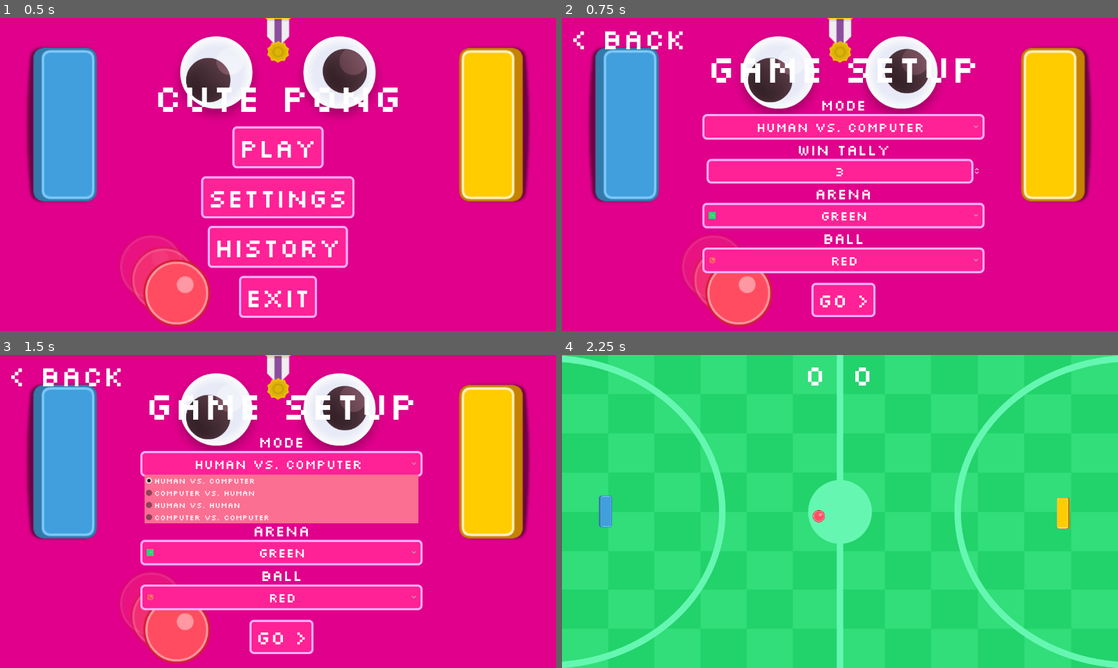
Above: before the commit, frames 1-4 (two rows, left to right).
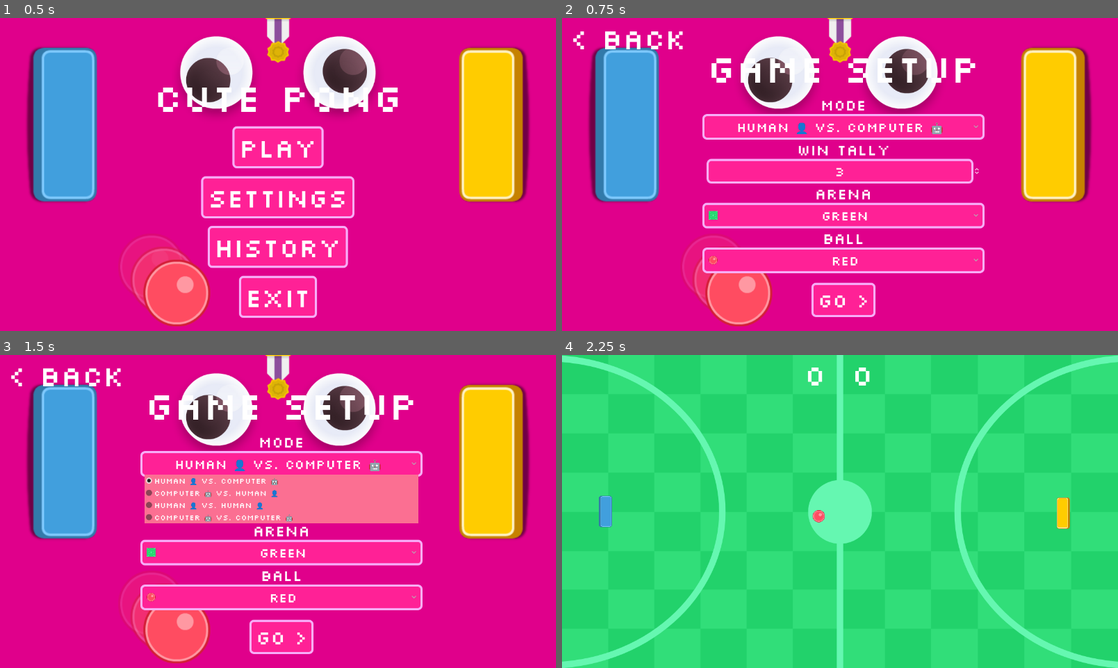
Above: after the commit, the same moments.

Repository: sheikhartin/cute-pong
Game: Godot game, scene res://scenes/start_menu.tscn
The game is run twice, just before and just after one commit, with the same random seed, the same clock (stepped at 60 frames per second) and the same inputs.
Inputs:
- Up to frame 1 (0.5 s): no input
- Up to frame 2 (0.75 s): click "Play" at 0.5 s
- Up to frame 3 (1.5 s): click "Human vs. computer" (after the commit: "Human 👤 vs. computer 🤖") at 1.25 s
- Up to frame 4 (2.25 s): click "Go >" at 2 s

Frame 1 is identical in both runs. In frame 2, 0.6% of the frame differs, in the area x 26-69%, y 33-80%; in frame 3, 1.2%; in frame 4, nothing differs.

Commit message:
Customizing rockets based on the type of arena

Diff:
--- a/scripts/game_field.gd
+++ b/scripts/game_field.gd
@@ -55,6 +55,24 @@
 	victory_score = _game_profile.win_tally
 
 	%ArenaTexture.texture = load(_game_profile.arena_texture_path)
+
+	var arena_texture_name: String = (
+		_game_profile.arena_texture_path.get_file().get_basename()
+	)
+	if arena_texture_name == "blue-arena":
+		player_left_paddle.get_node("PaddleVisual").texture = load(
+			"res://assets/graphics/paddles/yellow-paddle.png"
+		)
+		player_right_paddle.get_node("PaddleVisual").texture = load(
+			"res://assets/graphics/paddles/grey-paddle.png"
+		)
+	else:
+		player_left_paddle.get_node("PaddleVisual").texture = load(
+			"res://assets/graphics/paddles/blue-paddle.png"
+		)
+		player_right_paddle.get_node("PaddleVisual").texture = load(
+			"res://assets/graphics/paddles/yellow-paddle.png"
+		)
 
 	%PlayerLeftPaddle.prepare_paddle_for_play()
 	%PlayerRightPaddle.prepare_paddle_for_play()
--- a/scripts/start_menu.gd
+++ b/scripts/start_menu.gd
@@ -1,6 +1,6 @@
 extends CanvasLayer
 
-const SMALL_PREVIEW_SIZE: Vector2i = Vector2i(16, 16)
+const SMALL_PREVIEW_SIZE: Vector2i = Vector2i(20, 20)
 
 @onready var start_screen_layout: VBoxContainer = %StartScreenLayout
 @onready var pre_game_menu_layout: VBoxContainer = %PreGameMenuLayout
@@ -14,10 +14,10 @@
 @onready var sfx_volume_slider: HSlider = %SFXVolumeSlider
 
 const BATTLE_MODES: Dictionary = {
-	"Human vs. computer": GameField.BattleMode.PLAYER_VS_COMPUTER,
-	"Computer vs. human": GameField.BattleMode.COMPUTER_VS_PLAYER,
-	"Human vs. human": GameField.BattleMode.PLAYER_VS_PLAYER,
-	"Computer vs. computer": GameField.BattleMode.COMPUTER_VS_COMPUTER,
+	"Human 👤 vs. computer 🤖": GameField.BattleMode.PLAYER_VS_COMPUTER,
+	"Computer 🤖 vs. human 👤": GameField.BattleMode.COMPUTER_VS_PLAYER,
+	"Human 👤 vs. human 👤": GameField.BattleMode.PLAYER_VS_PLAYER,
+	"Computer 🤖 vs. computer 🤖": GameField.BattleMode.COMPUTER_VS_COMPUTER,
 }
 
 const ARENA_TEXTURES: Dictionary = {
@@ -31,6 +31,14 @@
 	"Red alt.": "res://assets/graphics/balls/small-red-ball-alt.png",
 	"Blue": "res://assets/graphics/balls/large-blue-ball.png",
 	"Blue alt.": "res://assets/graphics/balls/small-blue-ball-alt.png",
+	"Green circle": "res://assets/graphics/balls/green-body-circle.png",
+	"Green square": "res://assets/graphics/balls/green-body-square.png",
+	"Purple circle": "res://assets/graphics/balls/purple-body-circle.png",
+	"Purple square": "res://assets/graphics/balls/purple-body-square.png",
+	"Pink circle": "res://assets/graphics/balls/pink-body-circle.png",
+	"Pink square": "res://assets/graphics/balls/pink-body-square.png",
+	"Yellow circle": "res://assets/graphics/balls/yellow-body-circle.png",
+	"Yellow square": "res://assets/graphics/balls/yellow-body-square.png",
 }
 
 var _game_profile: GameProfile = GameProfile.new()
